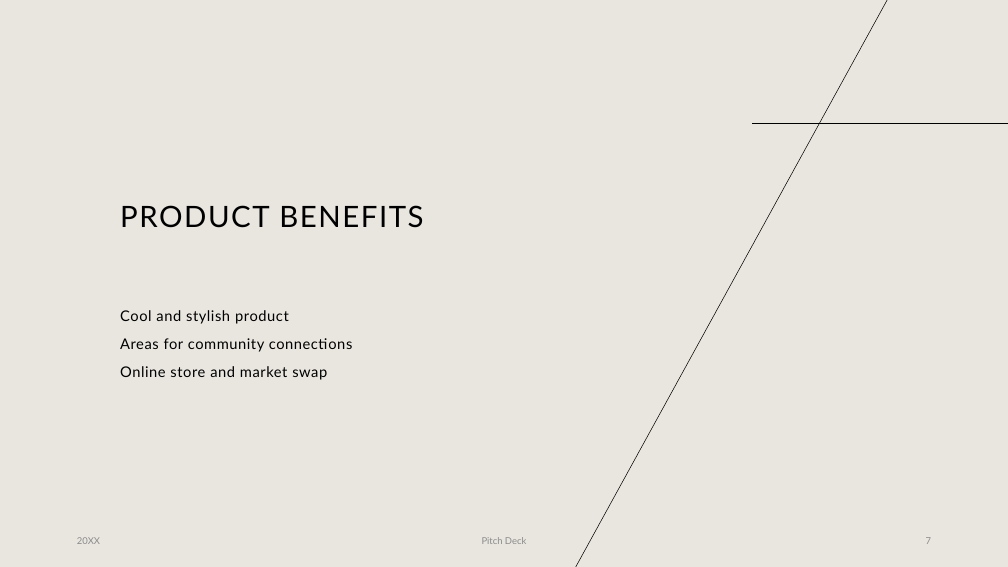
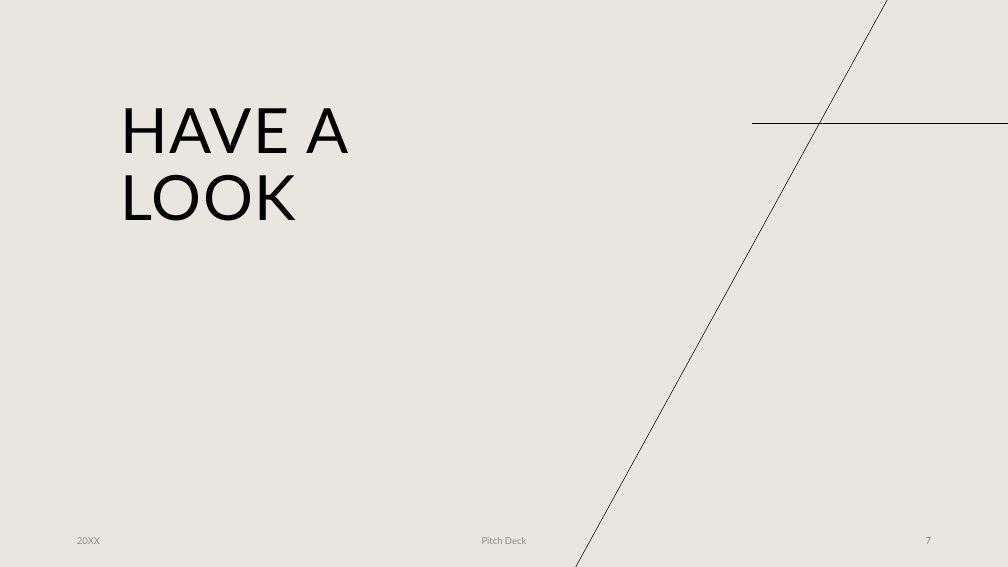
Before and after one commit to SheruShafiq/Bit-Exam-Main, a slide deck: slide 7 of docs/demo/HI Feature expansion.pptx. Drawn at 1008x567 pixels with LibreOffice and Linux fonts; fonts in the diff are those of the drawing. Boxes give left, top, right and bottom in pixels: in the first picture for what was removed or moved away, otherwise in the second. Text is boxed around its words. In the diff, an @@ line names an element or a change of style, - is before the commit and + after.

```diff
--- a/docs/demo/HI Feature expansion.pptx
+++ b/docs/demo/HI Feature expansion.pptx
@@ title at box(120, 108, 349, 221): text changed; size 28 to 59.4 pt @@
-PRODUCT BENEFITS
+HAVE A LOOK
@@ text removed at box(120, 310, 353, 380) @@
-Cool and stylish product
-Areas for community connections
-Online store and market swap
```
Also in this commit, not shown: 2 other slides changed, 2 slides added, 14 slides removed, 3 other files.
